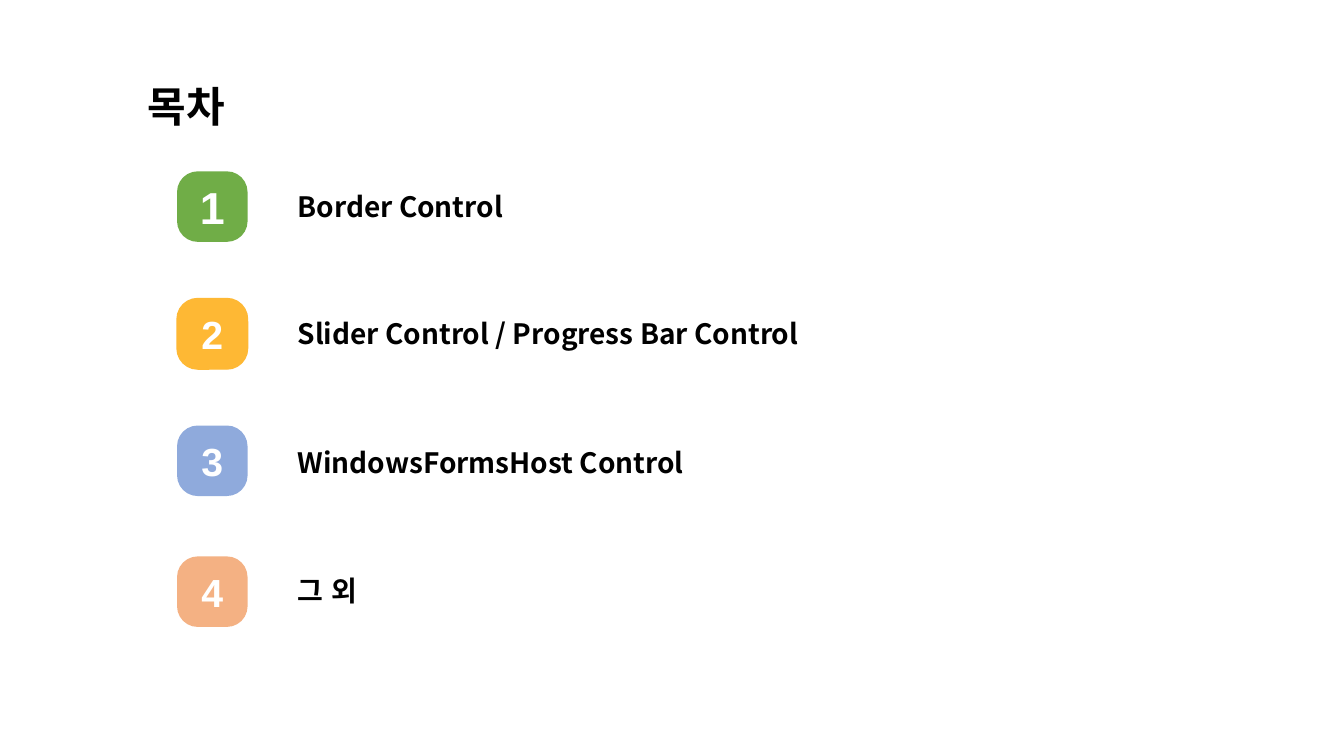
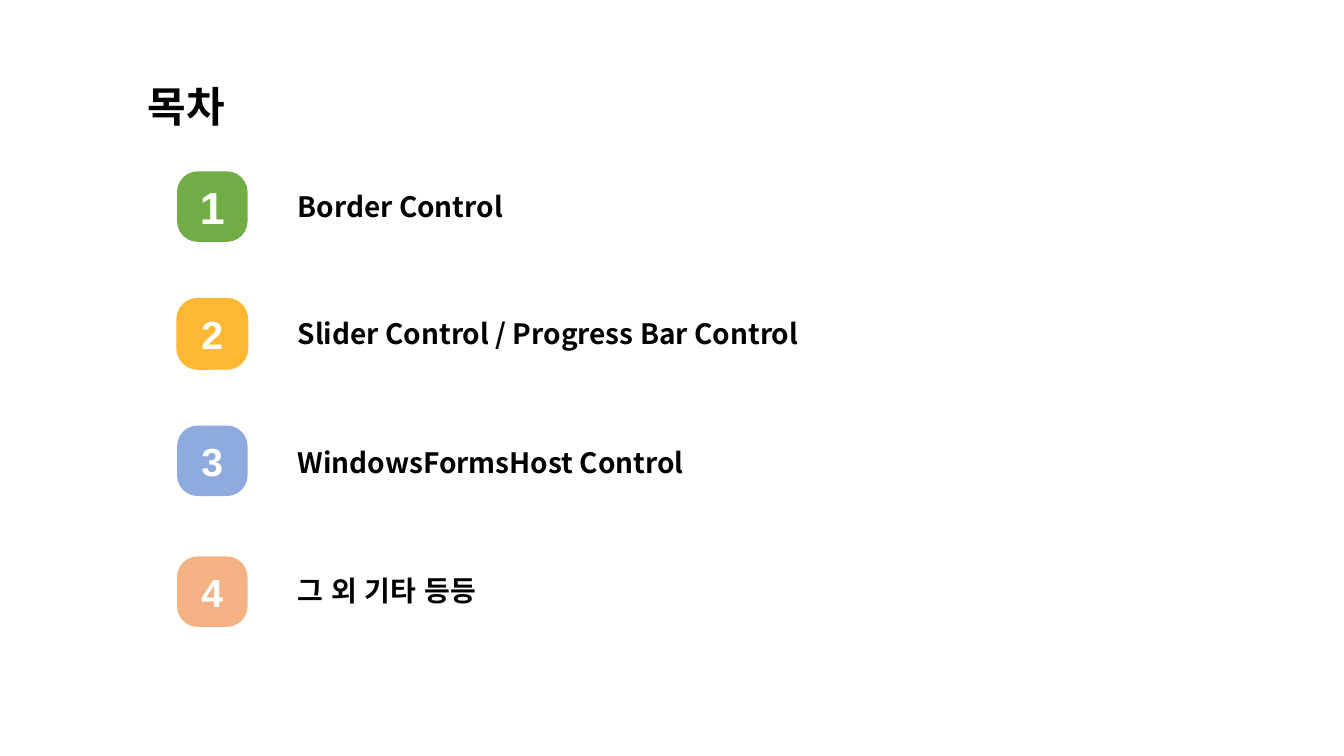
Before and after one commit to WooyongLee/TestApp-CsharpWpf, a slide deck: slide 2 of MiscControl/Miscellaneous Control 발표준비_이우용.pptx. Drawn at 1344x756 pixels with LibreOffice and Linux fonts; fonts in the diff are those of the drawing. Boxes give left, top, right and bottom in pixels: in the first picture for what was removed or moved away, otherwise in the second. Text is boxed around its words. In the diff, an @@ line names an element or a change of style, - is before the commit and + after.

```diff
--- a/MiscControl/Miscellaneous Control 발표준비_이우용.pptx
+++ b/MiscControl/Miscellaneous Control 발표준비_이우용.pptx
@@ text at (298, 577, 476, 604): text changed @@
-그 외
+그 외 기타 등등
```
Also in this commit, not shown: 2 other slides changed, 6 slides added, 4 slides removed.
